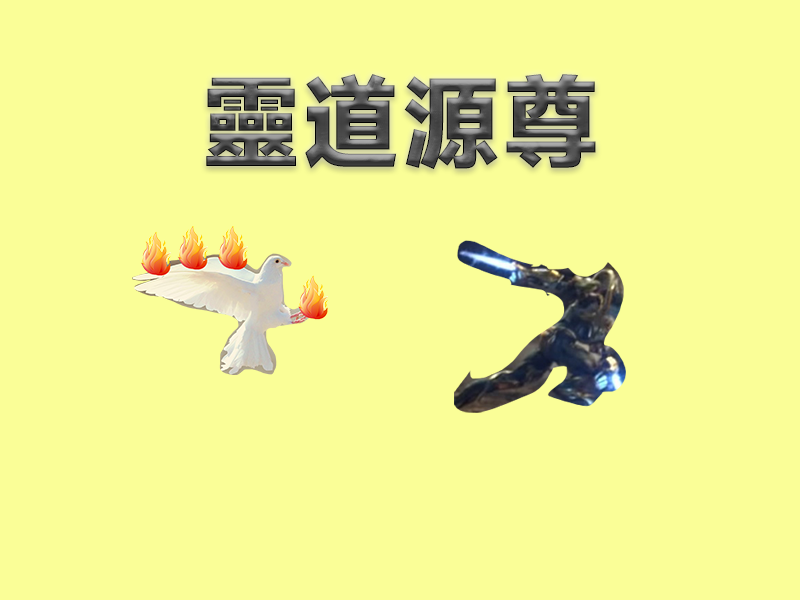
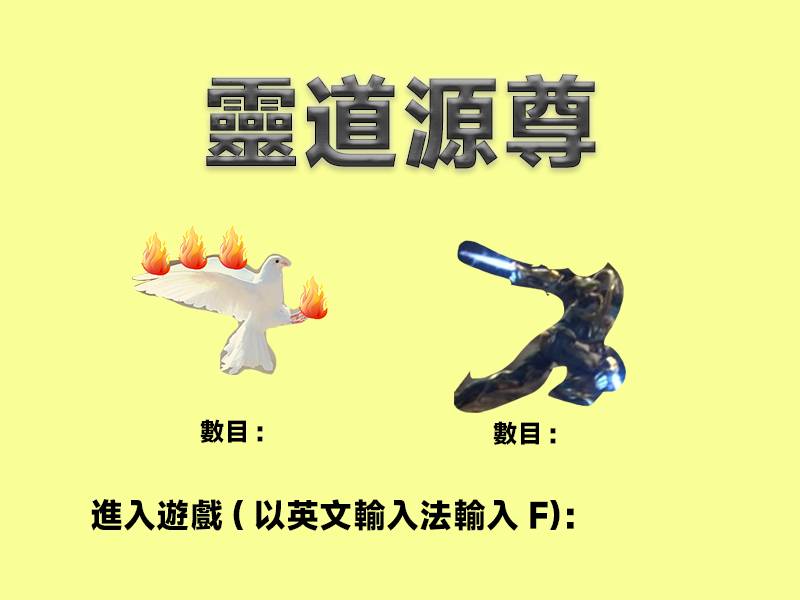
Layered file, before and after one edit (800×600). Changes by layer:
added layer "數目:" (1st of 2) above "數目:" over [200, 419, 263, 443]
added layer "數目:" (2nd of 2) above "進入遊戲(以英文輸入法輸入F)：" over [493, 421, 556, 445]
added layer "進入遊戲(以英文輸入法輸入F)：" above "图层 2" over [91, 499, 574, 531]
